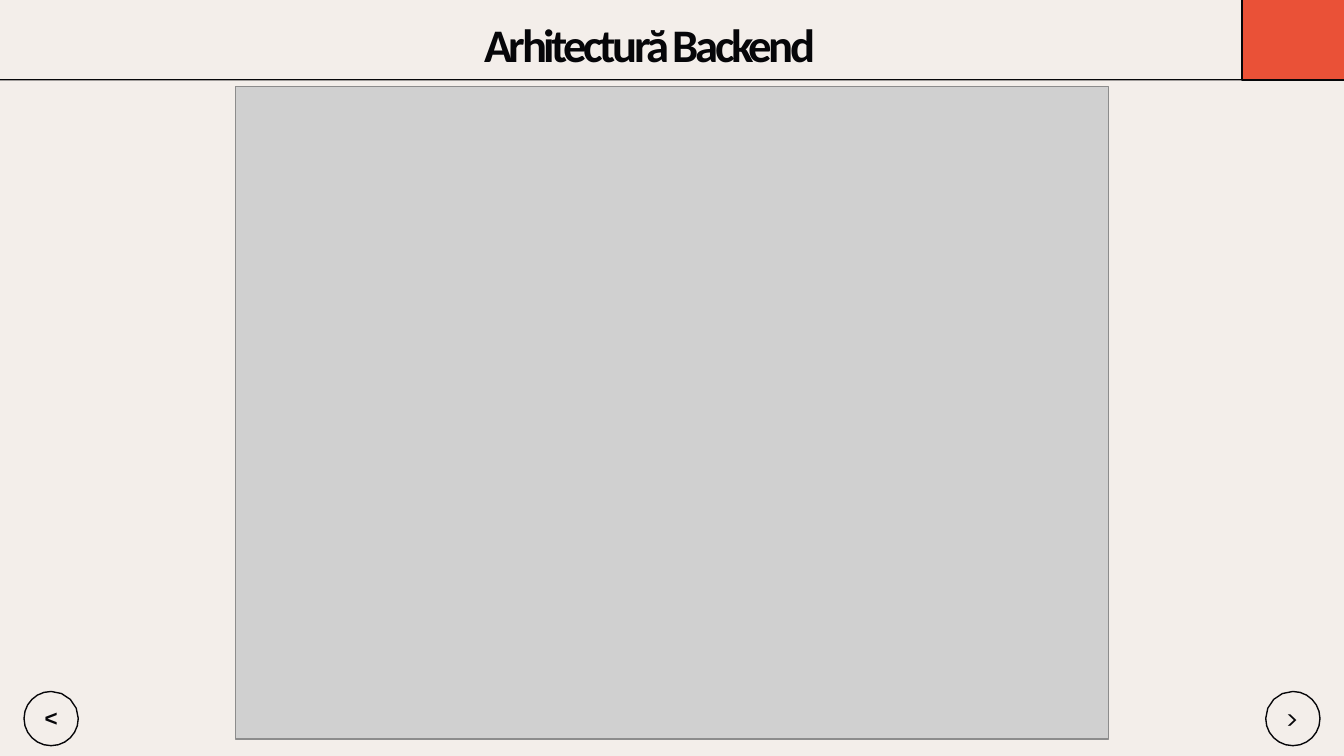
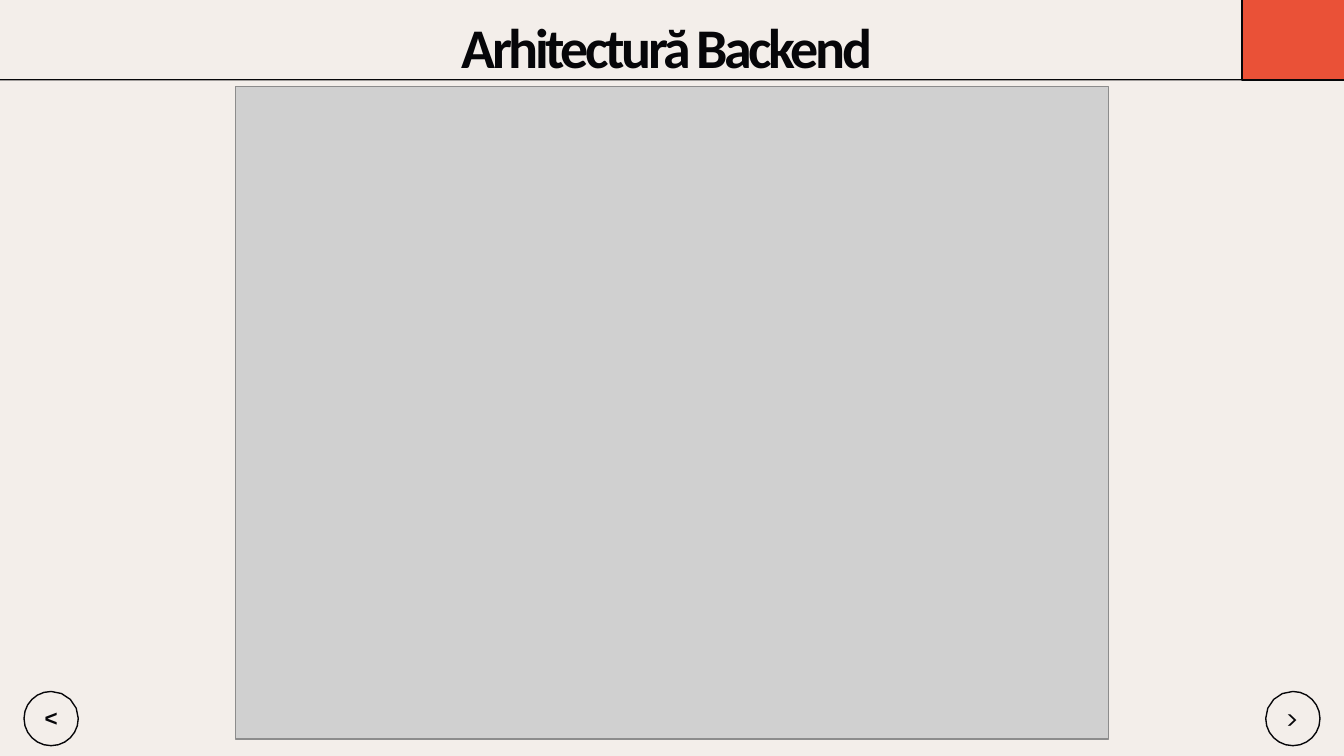
Before and after one commit to Dragomir1401/VisioScience-3D, a slide deck: slide 5 of Roadmap/scss/Prezentare_Final_Dragomir_Andrei.pptx. Drawn at 1344x756 pixels with LibreOffice and Linux fonts; fonts in the diff are those of the drawing; grey boxes stand for pictures. Boxes give left, top, right and bottom in pixels: in the first picture for what was removed or moved away, otherwise in the second. Text is boxed around its words. In the diff, an @@ line names an element or a change of style, - is before the commit and + after.

```diff
--- a/Roadmap/scss/Prezentare_Final_Dragomir_Andrei.pptx
+++ b/Roadmap/scss/Prezentare_Final_Dragomir_Andrei.pptx
@@ title "Arhitectură Backend": place and size @@
-title "Arhitectură Backend" at [484,29,816,63]
+title "Arhitectură Backend" at [462,28,872,81]
@@ title "Arhitectură Backend" at [462,28,872,81]: size 25 to 30 pt @@
```
Also in this commit, not shown: 15 other slides changed.
